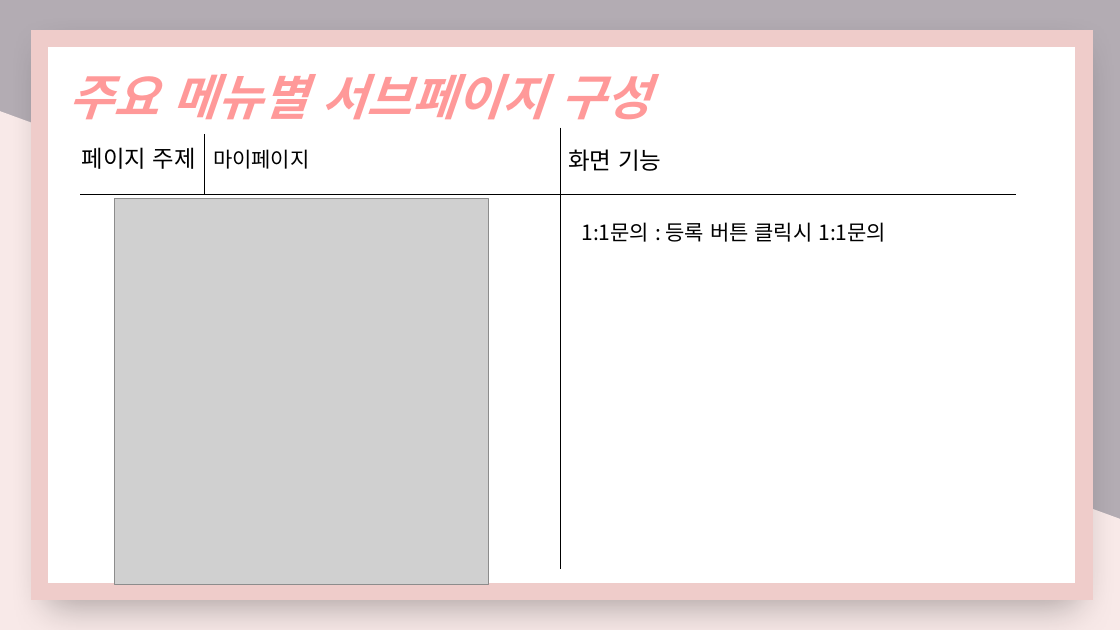
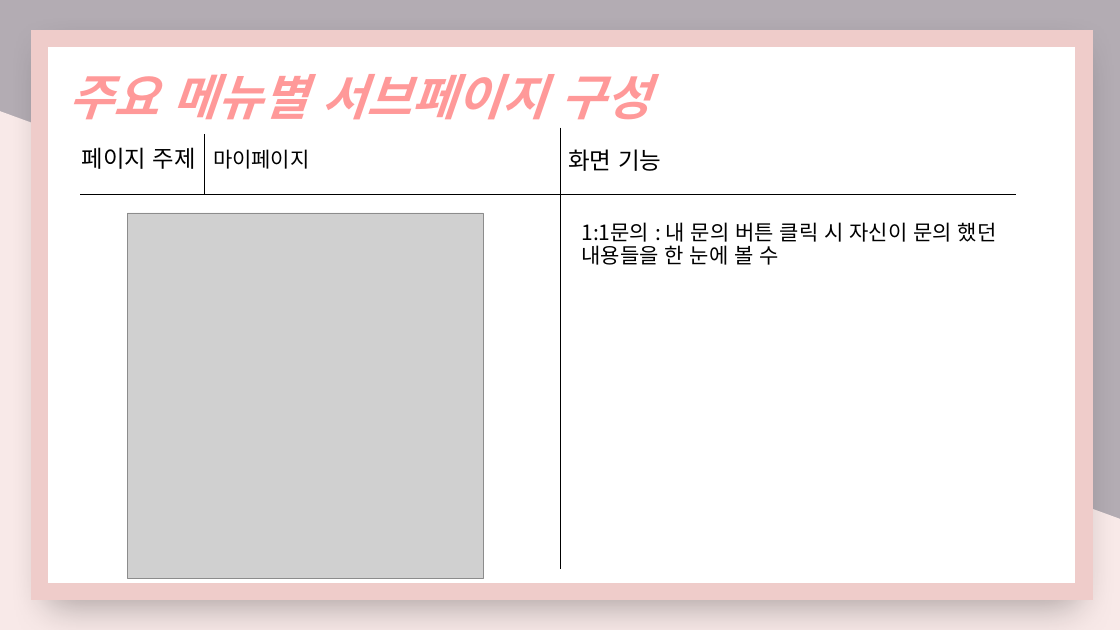
Before and after one commit to nimi2838/thecare, a slide deck: slide 23 of 졸작 기획서.pptx. Drawn at 1120x630 pixels with LibreOffice and Linux fonts; fonts in the diff are those of the drawing; grey boxes stand for pictures. Boxes give left, top, right and bottom in pixels: in the first picture for what was removed or moved away, otherwise in the second. Text is boxed around its words. In the diff, an @@ line names an element or a change of style, - is before the commit and + after.

```diff
--- a/졸작 기획서.pptx
+++ b/졸작 기획서.pptx
@@ picture: place and size @@
-picture at box(114, 198, 488, 584)
+picture at box(128, 213, 483, 579)
@@ text at box(581, 222, 997, 265): text changed @@
-1:1문의 : 등록 버튼 클릭시 1:1문의
+1:1문의 : 내 문의 버튼 클릭 시 자신이 문의 했던 내용들을 한 눈에 볼 수
```
Also in this commit, not shown: 1 other slide changed, 11 other files.
